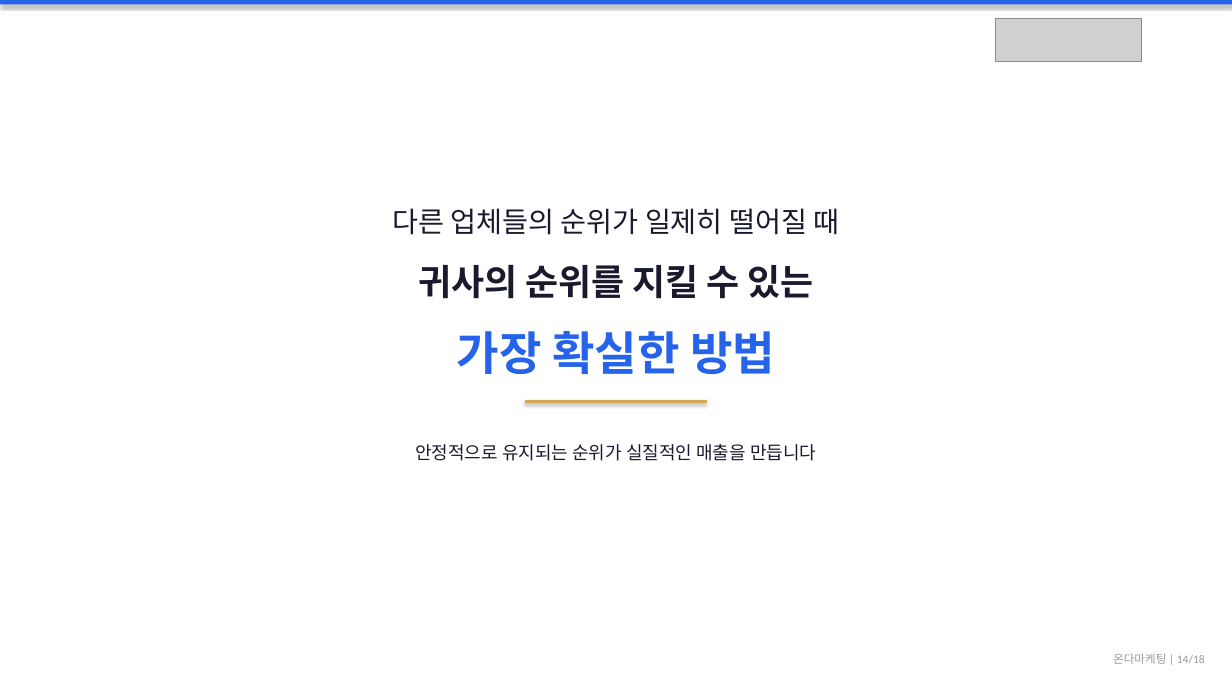
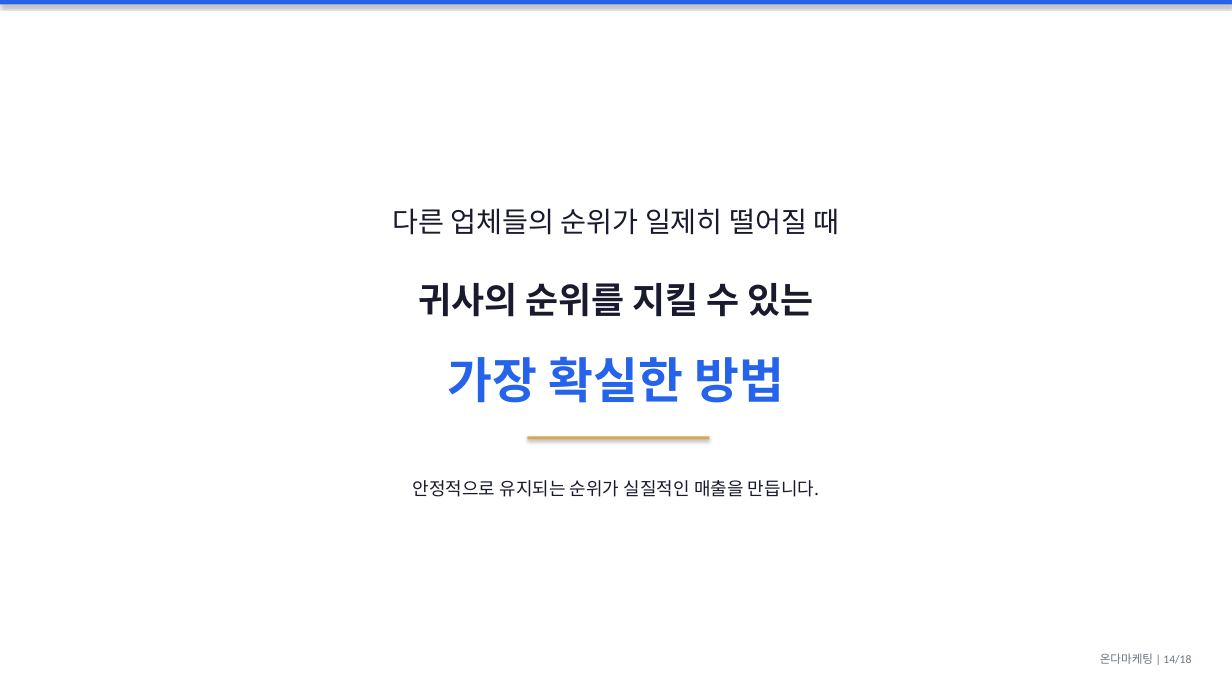
Before and after one commit to didai64595021-ui/onda-hompage, a slide deck: slide 14 of 마드모아젤헤어_제안서.pptx. Drawn at 1232x693 pixels with LibreOffice and Linux fonts; fonts in the diff are those of the drawing; grey boxes stand for pictures. Boxes give left, top, right and bottom in pixels: in the first picture for what was removed or moved away, otherwise in the second. Text is boxed around its words. In the diff, an @@ line names an element or a change of style, - is before the commit and + after.

```diff
--- a/마드모아젤헤어_제안서.pptx
+++ b/마드모아젤헤어_제안서.pptx
@@ picture removed at box(995, 18, 1141, 62) @@
@@ text "귀사의 순위를 지킬 수 있는": place and size @@
-text "귀사의 순위를 지킬 수 있는" at box(418, 265, 814, 299)
+text "귀사의 순위를 지킬 수 있는" at box(418, 283, 814, 317)
@@ text "귀사의 순위를 지킬 수 있는" at box(418, 283, 814, 317): font Calibri to Noto Sans CJK KR; less space between paragraphs @@
@@ text "가장 확실한 방법": place and size @@
-text "가장 확실한 방법" at box(457, 331, 775, 374)
+text "가장 확실한 방법" at box(448, 356, 784, 403)
@@ text "가장 확실한 방법" at box(448, 356, 784, 403): size 36 to 38 pt, font Calibri to Noto Sans CJK KR; less space between paragraphs @@
@@ rectangle: place and size @@
-rectangle at box(525, 400, 707, 403)
+rectangle at box(528, 436, 710, 439)
@@ text at box(413, 480, 819, 497): text changed; font Calibri to Noto Sans CJK KR @@
-안정적으로 유지되는 순위가 실질적인 매출을 만듭니다
+안정적으로 유지되는 순위가 실질적인 매출을 만듭니다.
@@ text "온다마케팅 | 14/18" at box(1100, 653, 1191, 664): text colour #999999 to #6B7280 @@
```
Also in this commit, not shown: 17 other slides changed, 1 other file.
